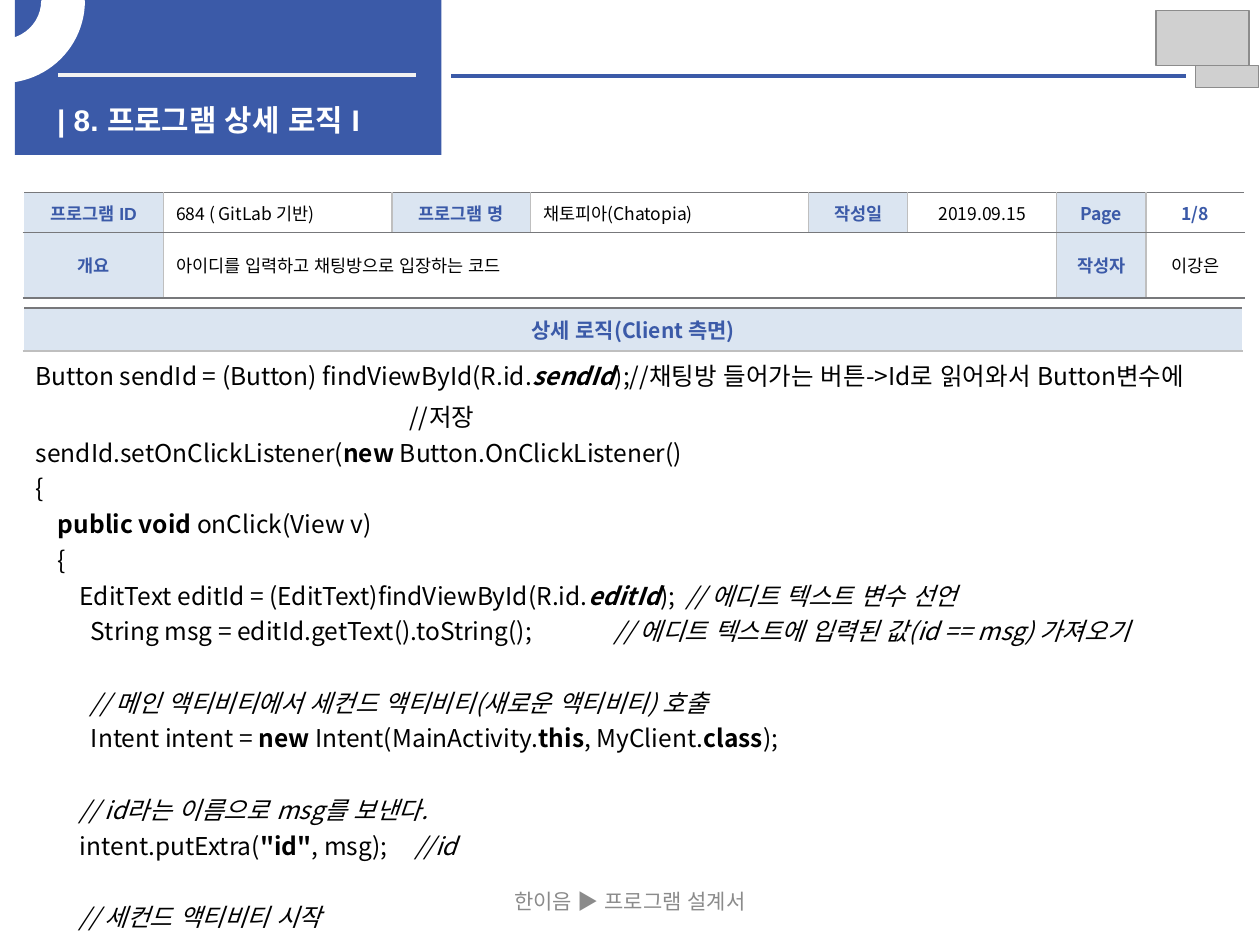
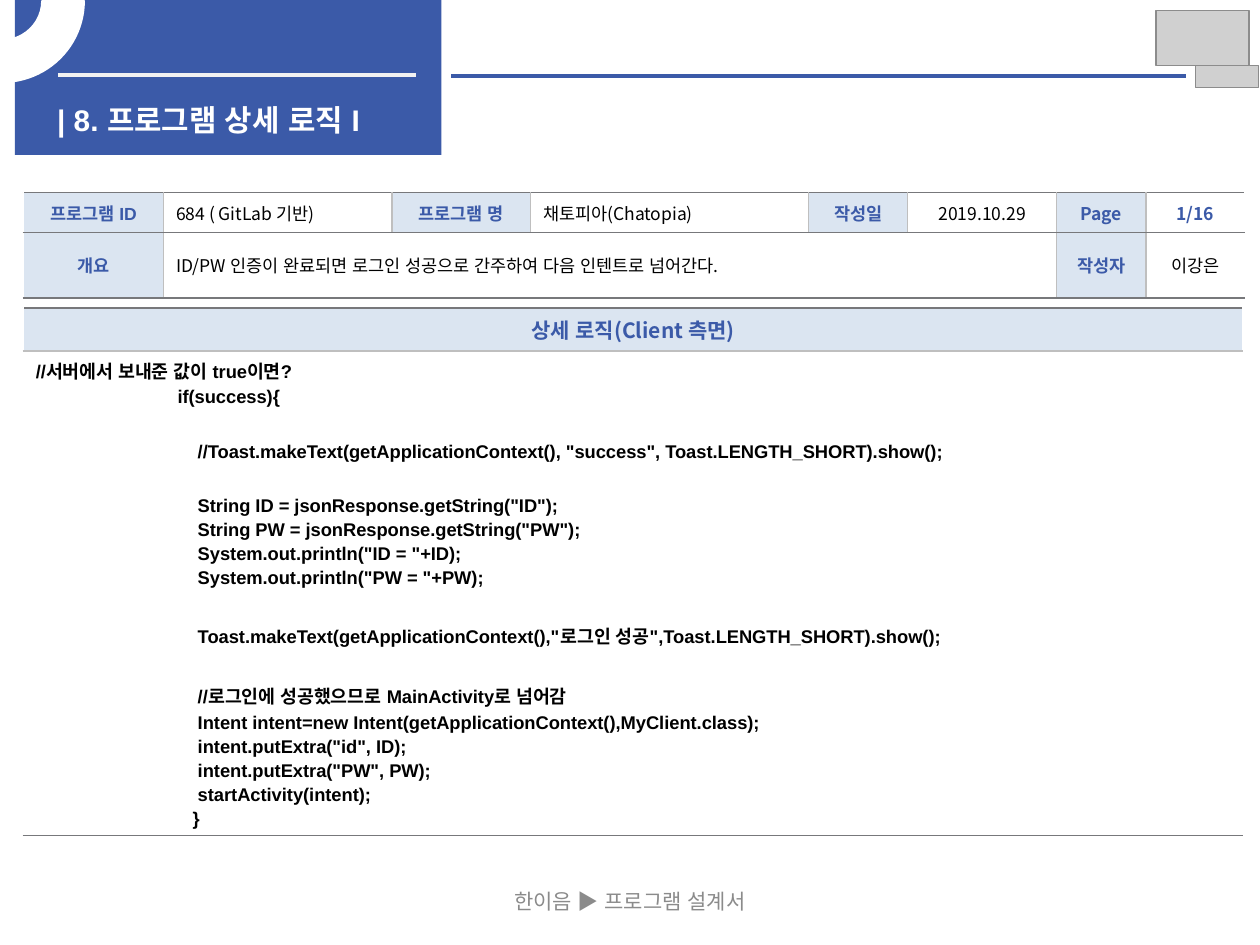
Before and after one commit to jee00609/Chatting, a slide deck: slide 13 of SW개발_HW 제작 설계서.pptx (slide 11 before the commit). Drawn at 1260x945 pixels with LibreOffice and Linux fonts; fonts in the diff are those of the drawing; grey boxes stand for pictures. Boxes give left, top, right and bottom in pixels: in the first picture for what was removed or moved away, otherwise in the second. Text is boxed around its words. In the diff, an @@ line names an element or a change of style, - is before the commit and + after.

```diff
--- a/SW개발_HW 제작 설계서.pptx
+++ b/SW개발_HW 제작 설계서.pptx
@@ table at [23,193,1244,651] @@
-row 1, column 6: 2019.09.15
+row 1, column 6: 2019.10.29
-row 1, column 8: 1/8
+row 1, column 8: 1/16
-row 2, column 2: 아이디를 입력하고 채팅방으로 입장하는 코드
+row 2, column 2: ID/PW 인증이 완료되면 로그인 성공으로 간주하여 다음 인텐트로 넘어간다.
@@ table at [23,307,1242,829] @@
@@ row 2, column 1: "Button sendId = (Button) findViewById(R.id.sendId);//채팅방 들어가는 버튼->Id로 읽어와서 Button변수에 / //저장 sendId.setOnClickListener(new Button.OnClickListener() { public void onClick(View v) { EditText editId = (EditText)findViewById(R.id.editId); // 에디트 텍스트 변수 선언 String msg = editId.getText().toString(); // 에디트 텍스트에 입력된 값(id == msg) 가져오기 // 메인 액티비티에서 세컨드 액티비티(새로운 액티비티) 호출 Intent intent = new Intent(MainActivity.this, MyClient.class); // id라는 이름으로 msg를 보낸다. intent.putExtra("id", msg); //id // 세컨드 액티비티 시작 / //채팅 방에 입장한다. startActivity(intent); } });" to "//서버에서 보내준 값이 true이면? / if(success){ / //Toast.makeText(getApplicationContext(), "success", Toast.LENGTH_SHORT).show(); / String ID = jsonResponse.getString("ID"); / String PW = jsonResponse.getString("PW"); / System.out.println("ID = "+ID); / System.out.println("PW = "+PW); / Toast.makeText(getApplicationContext(),"로그인 성공",Toast.LENGTH_SHORT).show(); / //로그인에 성공했으므로 MainActivity로 넘어감 / Intent intent=new Intent(getApplicationContext(),MyClient.class); / intent.putExtra("id", ID); / intent.putExtra("PW", PW); / startActivity(intent); / }" @@
```
Also in this commit, not shown: 16 other slides changed, 11 slides added.
